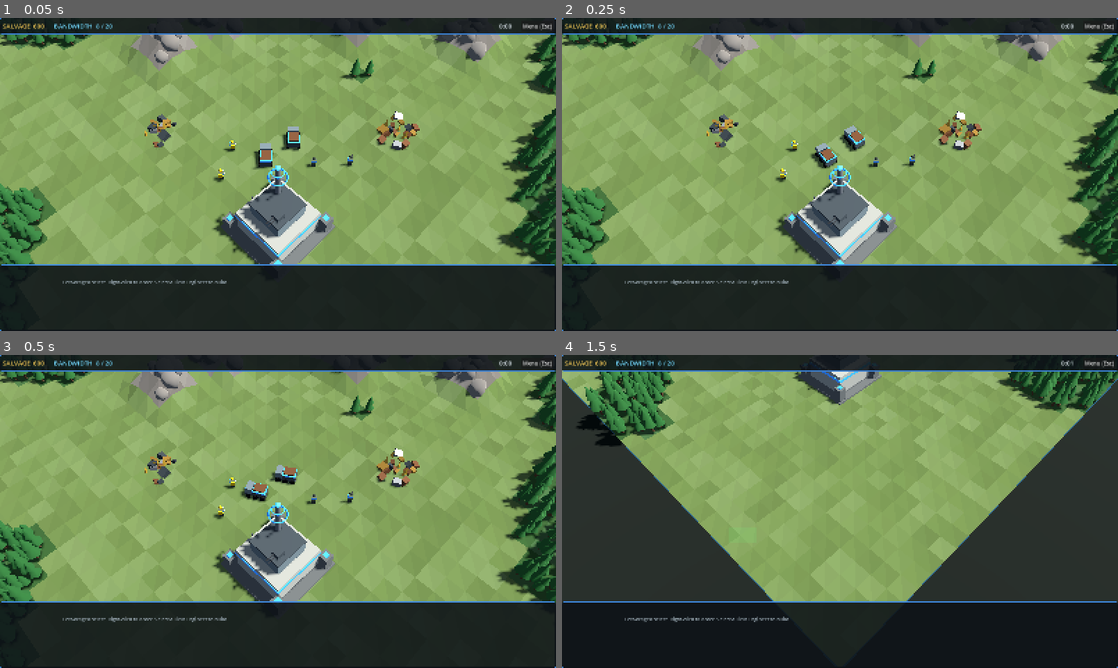
Above: before the commit, frames 1-4 (two rows, left to right).
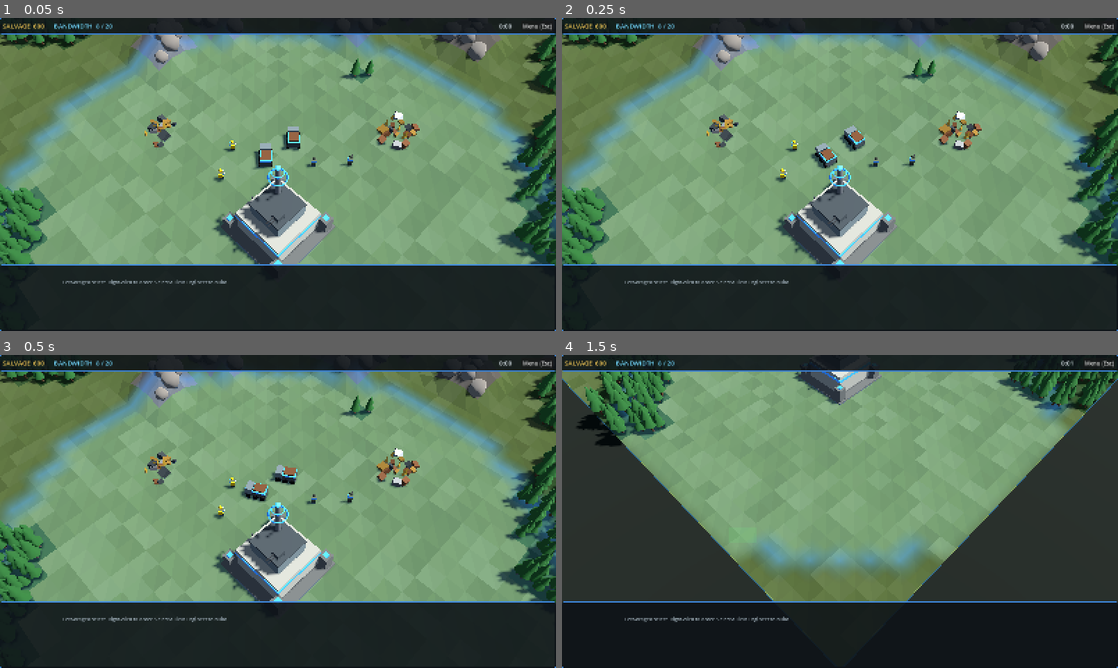
Above: after the commit, the same moments.

Repository: Fazen01/signal-front
Game: Godot game, scene res://tools/screenshot_runner.tscn
The game is run twice, just before and just after one commit, with the same random seed, the same clock (stepped at 60 frames per second) and the same inputs. This scene is started directly instead of the project's main scene.
Inputs (mouse positions are in pixels of both pictures, inside the frame that each line leads up to):
- Up to frame 1 (0.05 s): no input
- Up to frame 2 (0.25 s): no input
- Up to frame 3 (0.5 s): no input
- Up to frame 4 (1.5 s): tap Enter at 0.5, 1.25 s; move the mouse to (962, 495) at 0.52 s; hold Down (cam_back) 0.53-1.25 s; click (962, 495) at 0.67 s; drag from (728, 527) to (812, 574) at 1.27 s

The runs differ from the first frame. In frame 1, 34% of the frame differs, in the area x 0-100%, y 5-80%; in frame 2, 34%; in frame 3, 34%; in frame 4, 17%.

Commit message:
M4: signal overlay, link lines, Dark indicator
Coverage is drawn as a soft team-tinted ground overlay with a glowing rim
(toggle with G), uncovered ground is dimmed, linked emitters are joined by
animated link lines, Dark units and buildings get a no-signal icon, and a
relay being placed shows its reach.

Co-Authored-By: Claude Fable 5.2 <noreply@anthropic.com>
Claude-Session: https://claude.ai/code/session_011hknhmqSAnWYiPmukz53LT

Diff:
--- a/tools/screenshot.gd
+++ b/tools/screenshot.gd
@@ -81,6 +81,25 @@
 						battle.world.push_command(SimCommand.train(battle.local_player, e.id, "hauler"))
 						battle.world.push_command(SimCommand.train(battle.local_player, e.id, "field_engineer"))
 				battle.hud.push_alert("Bandwidth limit reached - build Relays", Hud.RED)
+		"signal":
+			if _count == 2:
+				# A relay chain towards the middle, one cut-off relay, and
+				# units both inside and outside coverage.
+				var w: SimWorld = battle.world
+				var me: int = battle.local_player
+				var hq_pos: Vector2 = w.players[me].start_pos
+				var dir: Vector2 = (w.map.world_size() * 0.5 - hq_pos).normalized()
+				var side: Vector2 = Vector2(-dir.y, dir.x)
+				for k: int in 2:
+					var at: Vector2 = hq_pos + dir * (26.0 * float(k + 1))
+					w.map.set_terrain(w.map.cell_of(at), SimMap.Terrain.GROUND)
+					w.spawn_building("relay", me, w.map.cell_of(at), true)
+				for k: int in 4:
+					w.spawn_unit("bulwark", me, hq_pos + dir * 40.0 + side * (float(k) * 3.0 - 4.0))
+					w.spawn_unit("trooper", me, hq_pos + dir * 74.0 + side * (float(k) * 2.0 - 3.0))
+				battle.cam.distance = 80.0
+				battle.cam.set("_target_distance", 80.0)
+				battle.cam.center_on(hq_pos + dir * 36.0)
 		"wide":
 			if _count == 2:
 				battle.cam.distance = 95.0
--- a/ui/battle_overlay.gd
+++ b/ui/battle_overlay.gd
@@ -29,13 +29,18 @@
 			continue
 		var is_selected: bool = ctl.selected.has(e.id)
 		var show_bar: bool = is_selected or e.hp < e.max_hp - 0.5 or not e.constructed
-		if not show_bar:
+		var dark: bool = e.owner >= 0 and not e.linked and e.constructed
+		if not show_bar and not dark:
 			continue
 		var top: Vector3 = Vector3(e.pos.x, world.map.height_at(e.pos) + _bar_height(e), e.pos.y)
 		if cam3d.is_position_behind(top):
 			continue
 		var sp: Vector2 = cam3d.unproject_position(top)
 		if not view_rect.has_point(sp):
+			continue
+		if dark:
+			_draw_dark_icon(sp + Vector2(0.0, -14.0))
+		if not show_bar:
 			continue
 		var edge: Vector2 = cam3d.unproject_position(top + right * e.radius)
 		var half: float = clampf(sp.distance_to(edge), 12.0, 70.0)
@@ -68,6 +73,16 @@
 		draw_line(m - Vector2(0.0, 20.0), m + Vector2(0.0, 20.0), Color(1.0, 0.35, 0.3), 2.0)
 
 
+## "No signal": an antenna with a slash through it.
+func _draw_dark_icon(at: Vector2) -> void:
+	draw_circle(at, 8.0, Color(0.0, 0.0, 0.0, 0.7))
+	var col: Color = Color(1.0, 0.45, 0.2)
+	draw_line(at + Vector2(0.0, 5.0), at + Vector2(0.0, -2.0), col, 1.5)
+	draw_arc(at + Vector2(0.0, -2.0), 3.0, PI * 1.15, PI * 1.85, 6, col, 1.5)
+	draw_arc(at + Vector2(0.0, -2.0), 5.5, PI * 1.15, PI * 1.85, 8, col, 1.5)
+	draw_line(at + Vector2(-5.5, -5.5), at + Vector2(5.5, 5.5), Color(1.0, 0.2, 0.15), 2.0)
+
+
 func _bar_height(e: SimEntity) -> float:
 	if e.kind == SimEntity.Kind.BUILDING:
 		return 3.2 + e.radius * 0.9
--- a/view/battle_scene.gd
+++ b/view/battle_scene.gd
@@ -11,6 +11,7 @@
 
 var terrain: TerrainView = null
 var world_view: WorldView = null
+var signal_view: SignalView = null
 var cam: RtsCamera = null
 var controller: SelectionController = null
 var overlay: BattleOverlay = null
@@ -49,6 +50,11 @@
 	world_view.name = "World"
 	add_child(world_view)
 	world_view.setup(world, local_player)
+
+	signal_view = SignalView.new()
+	signal_view.name = "Signal"
+	add_child(signal_view)
+	signal_view.setup(world, local_player)
 
 	cam = RtsCamera.new()
 	cam.name = "CameraRig"
@@ -123,6 +129,11 @@
 	key.pressed = true
 	driver.expect(hud.handle_hotkey(key), "card hotkey F trains an engineer")
 	hud.push_alert("Smoke alert", Hud.GOLD)
+	var gkey: InputEventKey = InputEventKey.new()
+	gkey.physical_keycode = KEY_G
+	gkey.pressed = true
+	driver.expect(on_hotkey(gkey) and not signal_view.is_overlay_visible(), "G hides the coverage overlay")
+	driver.expect(on_hotkey(gkey) and signal_view.is_overlay_visible(), "G shows it again")
 
 
 func _build_environment() -> void:
@@ -225,6 +236,9 @@
 
 
 func on_hotkey(key: InputEventKey) -> bool:
+	if key.physical_keycode == KEY_G:
+		signal_view.set_overlay_visible(not signal_view.is_overlay_visible())
+		return true
 	if key.physical_keycode == KEY_ESCAPE:
 		if placing != null:
 			cancel_placement()
@@ -258,6 +272,11 @@
 	ghost = ModelFactory.build(def.model, world.players[local_player].color)
 	ghost.name = "Ghost"
 	add_child(ghost)
+	if def.signal_radius > 0.0:
+		# Show how far the new emitter will reach.
+		var reach: MeshInstance3D = ModelFactory.ring(ghost, def.signal_radius - 0.15, def.signal_radius + 0.15, Vector3(0.0, 0.3, 0.0), ModelFactory.mat(Color(0.5, 0.9, 1.0), 1.0))
+		reach.name = "ReachRing"
+		reach.cast_shadow = GeometryInstance3D.SHADOW_CASTING_SETTING_OFF
 	_ghost_shown_ok = -1
 	_update_placement()
 
@@ -297,6 +316,8 @@
 		m.shading_mode = BaseMaterial3D.SHADING_MODE_UNSHADED
 		for child: Node in ghost.find_children("*", "MeshInstance3D", true, false):
 			var mi: MeshInstance3D = child as MeshInstance3D
+			if mi.name == "ReachRing":
+				continue
 			mi.material_override = m
 			mi.cast_shadow = GeometryInstance3D.SHADOW_CASTING_SETTING_OFF
 
--- /dev/null
+++ b/view/signal_view.gd
@@ -0,0 +1,175 @@
+class_name SignalView
+extends Node3D
+## Draws the local player's Signal Grid: a soft tinted ground overlay for
+## coverage (uncovered ground is dimmed) and animated link lines between
+## emitters. Rebuilt only when the simulation's coverage changes.
+
+var world: SimWorld = null
+var player: int = 0
+var _overlay: MeshInstance3D = null
+var _image: Image = null
+var _texture: ImageTexture = null
+var _version: int = -1
+var _lines: Node3D = null
+var _beads: Array[MeshInstance3D] = []
+var _bead_from: Array[Vector3] = []
+var _bead_to: Array[Vector3] = []
+var _time: float = 0.0
+
+
+func setup(sim_world: SimWorld, local_player: int) -> void:
+	world = sim_world
+	player = local_player
+	_build_overlay()
+	_lines = Node3D.new()
+	_lines.name = "Links"
+	add_child(_lines)
+	refresh()
+
+
+func set_overlay_visible(on: bool) -> void:
+	_overlay.visible = on
+
+
+func is_overlay_visible() -> bool:
+	return _overlay.visible
+
+
+func _build_overlay() -> void:
+	var map: SimMap = world.map
+	var size: Vector2 = map.world_size()
+	var st: SurfaceTool = SurfaceTool.new()
+	st.begin(Mesh.PRIMITIVE_TRIANGLES)
+	var row: int = map.w + 1
+	for y: int in range(0, map.h + 1):
+		for x: int in range(0, map.w + 1):
+			st.set_uv(Vector2(float(x) / float(map.w), float(y) / float(map.h)))
+			st.set_normal(Vector3.UP)
+			st.add_vertex(Vector3(float(x) * SimMap.CELL, map.heights[y * row + x] + 0.12, float(y) * SimMap.CELL))
+	for y: int in map.h:
+		for x: int in map.w:
+			var i: int = y * row + x
+			st.add_index(i)
+			st.add_index(i + 1)
+			st.add_index(i + row + 1)
+			st.add_index(i)
+			st.add_index(i + row + 1)
+			st.add_index(i + row)
+	_image = Image.create(map.w, map.h, false, Image.FORMAT_RGBA8)
+	_texture = ImageTexture.create_from_image(_image)
+	var mat: StandardMaterial3D = StandardMaterial3D.new()
+	mat.shading_mode = BaseMaterial3D.SHADING_MODE_UNSHADED
+	mat.transparency = BaseMaterial3D.TRANSPARENCY_ALPHA
+	mat.albedo_texture = _texture
+	mat.texture_filter = BaseMaterial3D.TEXTURE_FILTER_LINEAR
+	mat.cull_mode = BaseMaterial3D.CULL_DISABLED
+	_overlay = MeshInstance3D.new()
+	_overlay.name = "CoverageOverlay"
+	_overlay.mesh = st.commit()
+	_overlay.material_override = mat
+	_overlay.cast_shadow = GeometryInstance3D.SHADOW_CASTING_SETTING_OFF
+	add_child(_overlay)
+	# Unused but keeps the overlay aligned if the map is ever not at the origin.
+	_overlay.position = Vector3.ZERO * size.x
+
+
+func _process(delta: float) -> void:
+	if world == null:
+		return
+	if world.coverage_version != _version:
+		refresh()
+	_time += delta
+	for i: int in _beads.size():
+		var t: float = fposmod(_time * 0.45 + float(i) * 0.37, 1.0)
+		_beads[i].position = _bead_from[i].lerp(_bead_to[i], t)
+
+
+## Re-reads coverage and links from the simulation.
+func refresh() -> void:
+	_version = world.coverage_version
+	var map: SimMap = world.map
+	var grid: PackedByteArray = world.coverage[player]
+	var team: Color = world.players[player].color
+	var bytes: PackedByteArray = PackedByteArray()
+	bytes.resize(map.w * map.h * 4)
+	var team_r: int = int(team.r * 255.0)
+	var team_g: int = int(team.g * 255.0)
+	var team_b: int = int(team.b * 255.0)
+	for y: int in map.h:
+		for x: int in map.w:
+			var i: int = y * map.w + x
+			var o: int = i * 4
+			if grid[i] != 0:
+				# Cells on the rim of coverage glow a little brighter.
+				var rim: bool = false
+				if x == 0 or y == 0 or x == map.w - 1 or y == map.h - 1:
+					rim = false
+				elif grid[i - 1] == 0 or grid[i + 1] == 0 or grid[i - map.w] == 0 or grid[i + map.w] == 0:
+					rim = true
+				bytes[o] = team_r
+				bytes[o + 1] = team_g
+				bytes[o + 2] = team_b
+				bytes[o + 3] = 120 if rim else 38
+			else:
+				bytes[o] = 0
+				bytes[o + 1] = 0
+				bytes[o + 2] = 0
+				bytes[o + 3] = 70
+	_image = Image.create_from_data(map.w, map.h, false, Image.FORMAT_RGBA8, bytes)
+	_texture.update(_image)
+	_rebuild_links()
+
+
+func _mast_top(e: SimEntity) -> Vector3:
+	var lift: float = 7.3 if e.def.signal_root else 4.6
+	var off: Vector2 = Vector2(0.9, 0.9) if e.def.signal_root else Vector2.ZERO
+	return Vector3(e.pos.x + off.x, world.map.height_at(e.pos) + lift, e.pos.y + off.y)
+
+
+func _rebuild_links() -> void:
+	for child: Node in _lines.get_children():
+		_lines.remove_child(child)
+		child.queue_free()
+	_beads.clear()
+	_bead_from.clear()
+	_bead_to.clear()
+	var team: Color = world.players[player].color
+	var line_mat: StandardMaterial3D = StandardMaterial3D.new()
+	line_mat.shading_mode = BaseMaterial3D.SHADING_MODE_UNSHADED
+	line_mat.albedo_color = Color(team.r, team.g, team.b, 0.55)
+	line_mat.transparency = BaseMaterial3D.TRANSPARENCY_ALPHA
+	var bead_mat: StandardMaterial3D = StandardMaterial3D.new()
+	bead_mat.shading_mode = BaseMaterial3D.SHADING_MODE_UNSHADED
+	bead_mat.albedo_color = team.lightened(0.6)
+	var line_mesh: BoxMesh = BoxMesh.new()
+	line_mesh.size = Vector3(0.09, 0.09, 1.0)
+	var bead_mesh: SphereMesh = SphereMesh.new()
+	bead_mesh.radius = 0.22
+	bead_mesh.height = 0.44
+	bead_mesh.radial_segments = 6
+	bead_mesh.rings = 3
+	var links: PackedInt32Array = world.signal_links[player]
+	var i: int = 0
+	while i + 1 < links.size():
+		var a: SimEntity = world.get_entity(links[i])
+		var b: SimEntity = world.get_entity(links[i + 1])
+		i += 2
+		if a == null or b == null:
+			continue
+		var from: Vector3 = _mast_top(a)
+		var to: Vector3 = _mast_top(b)
+		var line: MeshInstance3D = MeshInstance3D.new()
+		line.mesh = line_mesh
+		line.material_override = line_mat
+		line.cast_shadow = GeometryInstance3D.SHADOW_CASTING_SETTING_OFF
+		_lines.add_child(line)
+		line.look_at_from_position((from + to) * 0.5, to, Vector3.UP)
+		line.scale = Vector3(1.0, 1.0, from.distance_to(to))
+		var bead: MeshInstance3D = MeshInstance3D.new()
+		bead.mesh = bead_mesh
+		bead.material_override = bead_mat
+		bead.cast_shadow = GeometryInstance3D.SHADOW_CASTING_SETTING_OFF
+		_lines.add_child(bead)
+		_beads.append(bead)
+		_bead_from.append(from)
+		_bead_to.append(to)
Not shown, added: view/signal_view.gd.uid
Not shown, changed: docs/ROADMAP.md
